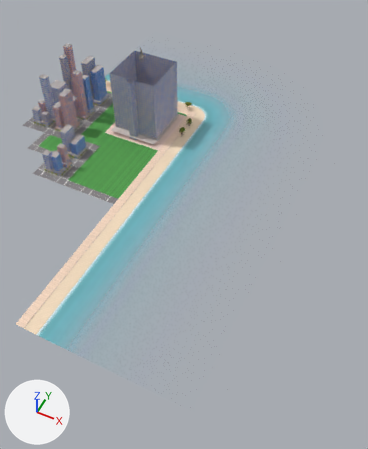
The Blender file assets/map/Near.blend, before and after one commit.
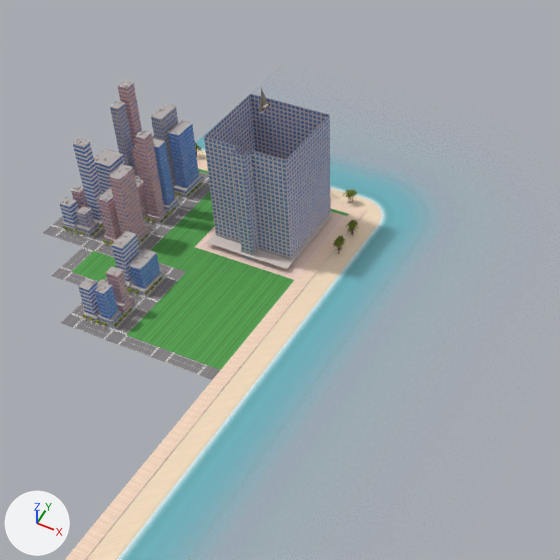
Each version is shown whole from a 50 mm camera at (915.0, -1477.0, 1009.0) aimed at (350.0, -348.0, -402.0), then close up on the part from 0% to 82% of the width and 0% to 67% of the height. Arrows for +X, +Y and +Z are at lower left; the lights stay in place. The older version's two pictures come first.

In view in the first close-up: 'Buildings_Front', 'Buildings_Left', 'Coast', 'Ground', 'Shallows', 'Tower', 'Trees' and 2 more.
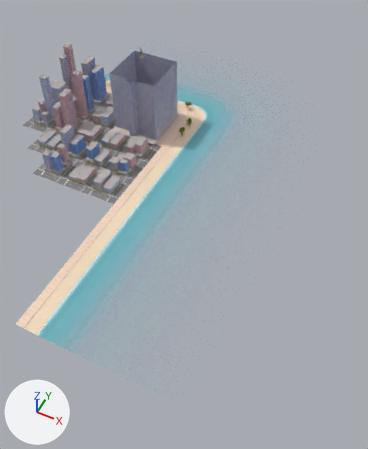
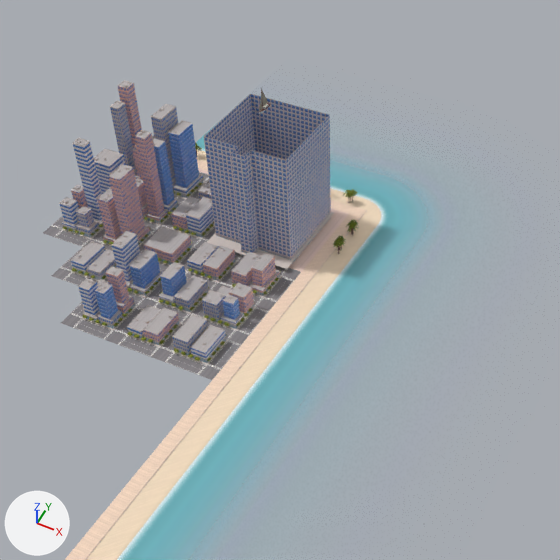
Pixel boxes (x1, y1, x2, y2) of what changed, in the close-ups (560 x 560 px):
part 1 of me_groundmesh, added (mostly hidden): after (71, 267, 117, 281)
part 2 of me_groundmesh, added: after (172, 224, 215, 239)
part 3 of me_groundmesh, added (mostly hidden): after (158, 246, 194, 266)
part 4 of me_groundmesh, added: after (186, 260, 237, 282)
part 5 of me_groundmesh, added: after (158, 290, 210, 314)
part 6 of me_groundmesh, added: after (126, 322, 182, 347)
part 7 of me_groundmesh, added: after (230, 275, 282, 298)
part 8 of me_groundmesh, added: after (203, 306, 256, 330)
part 9 of me_groundmesh, added: after (173, 339, 229, 365)
part 10 of me_groundmesh, added: after (191, 301, 204, 317)
part 11 of me_groundmesh, added: after (60, 179, 294, 380)
part 12 of me_groundmesh, surface changed: (198, 169, 349, 280) in both
part 13 of me_buildings_leftmesh, added: after (144, 183, 280, 296)
part 14 of me_buildings_frontmesh, added: after (71, 263, 85, 271)
part 15 of me_buildings_frontmesh, added: after (87, 269, 101, 277)
part 16 of me_buildings_frontmesh, added: after (127, 262, 254, 363)
part 17 of me_buildings_frontmesh, added: after (72, 242, 116, 280)
part 18 of me_treesmesh, added: after (127, 222, 279, 361)

Diff of the bpy script that builds the scene:
```diff
--- a/assets/map/Near.blend.py
+++ b/assets/map/Near.blend.py
@@ me_groundmesh @@
-me_groundmesh.from_pydata(...)  # 3724 vertices, 1862 faces; spans x -455.0..169.0, y -455.0..182.0, z -302.0..-266.0
+me_groundmesh.from_pydata(...)  # 6588 vertices, 3294 faces; spans x -455.0..169.0, y -455.0..182.0, z -302.0..-266.0
+# me_groundmesh part 1: the loose piece of 4 vertices spanning x -315.0..-235.0, y -315.0..-235.0, z -300.0 is copied, and the copy is moved by (0.0, 0.0, 1.0); it spans x -315.0..-235.0, y -315.0..-235.0, z -299.0
+# me_groundmesh part 2: the loose piece of 4 vertices spanning x -205.0..-125.0, y -95.0..-15.0, z -300.0 is copied, and the copy is moved by (0.0, 0.0, 1.0); it spans x -205.0..-125.0, y -95.0..-15.0, z -299.0
+# me_groundmesh part 3: the loose piece of 4 vertices spanning x -205.0..-125.0, y -205.0..-125.0, z -300.0 is copied, and the copy is moved by (0.0, 0.0, 1.0); it spans x -205.0..-125.0, y -205.0..-125.0, z -299.0
+# me_groundmesh part 4: the loose piece of 4 vertices spanning x -95.0..-15.0, y -205.0..-125.0, z -300.0 is copied, and the copy is moved by (0.0, 0.0, 1.0); it spans x -95.0..-15.0, y -205.0..-125.0, z -299.0
+# me_groundmesh part 5: the loose piece of 4 vertices spanning x -95.0..-15.0, y -315.0..-235.0, z -300.0 is copied, and the copy is moved by (0.0, 0.0, 1.0); it spans x -95.0..-15.0, y -315.0..-235.0, z -299.0
+# me_groundmesh part 6: the loose piece of 4 vertices spanning x -95.0..-15.0, y -425.0..-345.0, z -300.0 is copied, and the copy is moved by (0.0, 0.0, 1.0); it spans x -95.0..-15.0, y -425.0..-345.0, z -299.0
+# me_groundmesh part 7: the loose piece of 4 vertices spanning x 15.0..95.0, y -205.0..-125.0, z -300.0 is copied, and the copy is moved by (0.0, 0.0, 1.0); it spans x 15.0..95.0, y -205.0..-125.0, z -299.0
+# me_groundmesh part 8: the loose piece of 4 vertices spanning x 15.0..95.0, y -315.0..-235.0, z -300.0 is copied, and the copy is moved by (0.0, 0.0, 1.0); it spans x 15.0..95.0, y -315.0..-235.0, z -299.0
+# me_groundmesh part 9: the loose piece of 4 vertices spanning x 15.0..95.0, y -425.0..-345.0, z -300.0 is copied, and the copy is moved by (0.0, 0.0, 1.0); it spans x 15.0..95.0, y -425.0..-345.0, z -299.0
+# me_groundmesh part 10: the loose piece of 4 vertices spanning x -125.0..-95.0, y -310.0..-240.0, z -300.0 is copied, and the copy is moved by (110.0, 0.0, 0.0); it spans x -15.0..15.0, y -310.0..-240.0, z -300.0
+# me_groundmesh part 11: 2780 vertices added at x -315.0..125.0, y -425.0..125.0, z -300.0..-293.0
+# me_groundmesh part 12: 24 kept faces spanning x -455.0..125.0, y -125.0..135.0, z -300.0 get new texture (UV) coordinates
+# other edits to the shape of me_groundmesh do not show in these pictures
 me_groundmesh.materials.append(mat_near)
@@ me_buildings_leftmesh @@
-me_buildings_leftmesh.from_pydata(...)  # 5856 vertices, 2928 faces; spans x -422.0..-238.0, y -202.0..92.0, z -299.0..-80.0
+me_buildings_leftmesh.from_pydata(...)  # 7688 vertices, 3844 faces; spans x -422.0..92.0, y -202.0..92.0, z -299.0..-80.0
+# me_buildings_leftmesh part 13: 1800 vertices added at x -202.0..92.0, y -201.0..92.0, z -299.0..-239.0
+# other edits to the shape of me_buildings_leftmesh do not show in these pictures
 me_buildings_leftmesh.materials.append(mat_near)
@@ me_buildings_frontmesh @@
-me_buildings_frontmesh.from_pydata(...)  # 1588 vertices, 794 faces; spans x -202.0..-128.0, y -422.0..-239.0, z -299.0..-194.0
+me_buildings_frontmesh.from_pydata(...)  # 3352 vertices, 1676 faces; spans x -312.0..92.0, y -422.0..-238.0, z -299.0..-194.0
+# me_buildings_frontmesh part 14: the loose piece of 4 vertices spanning x -202.0..-168.0, y -311.0, z -299.0..-289.0 is copied, and the copy is moved by (-110.0, 0.0, 10.0); it spans x -312.0..-278.0, y -311.0, z -289.0..-279.0
+# me_buildings_frontmesh part 15: the loose piece of 4 vertices spanning x -202.0..-168.0, y -311.0, z -299.0..-289.0 is copied, and the copy is moved by (-70.0, 0.0, 10.0); it spans x -272.0..-238.0, y -311.0, z -289.0..-279.0
+# me_buildings_frontmesh part 16: 1516 vertices added at x -92.0..92.0, y -421.0..-238.0, z -299.0..-235.0
+# me_buildings_frontmesh part 17: 128 vertices added at x -312.0..-238.0, y -311.0..-239.0, z -299.0..-267.0
+# other edits to the shape of me_buildings_frontmesh do not show in these pictures
 me_buildings_frontmesh.materials.append(mat_near)
@@ me_treesmesh @@
-me_treesmesh.from_pydata(...)  # 1024 vertices, 512 faces; spans x -430.0..-121.0, y -429.0..99.0, z -293.0..-290.0
+me_treesmesh.from_pydata(...)  # 2304 vertices, 1152 faces; spans x -430.0..99.0, y -429.0..100.0, z -293.0..-290.0
+# me_treesmesh part 18: 1152 vertices added at x -210.0..99.0, y -429.0..100.0, z -293.0..-290.0
+# other edits to the shape of me_treesmesh do not show in these pictures
 me_treesmesh.materials.append(mat_plants)
```
